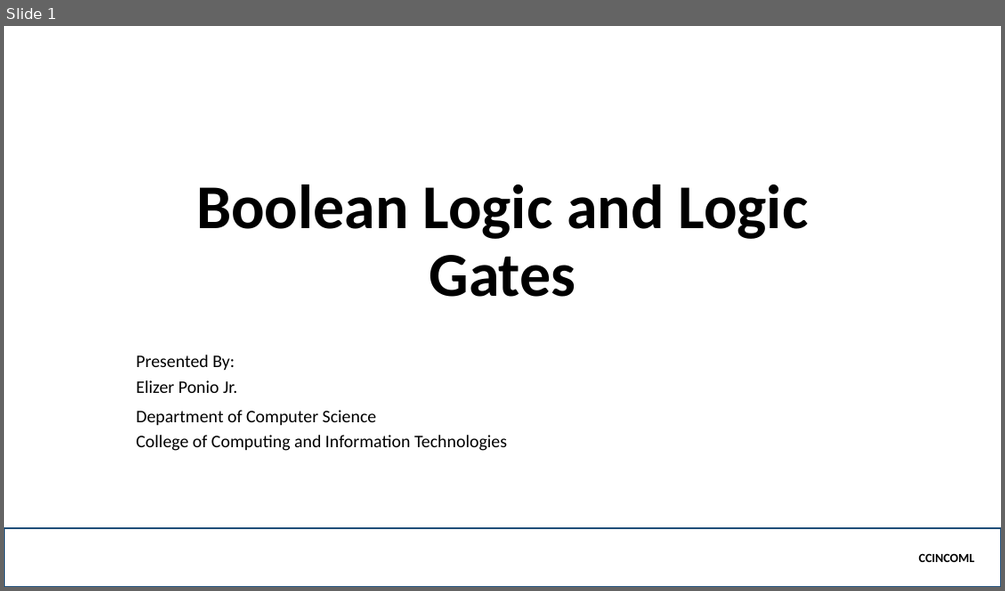
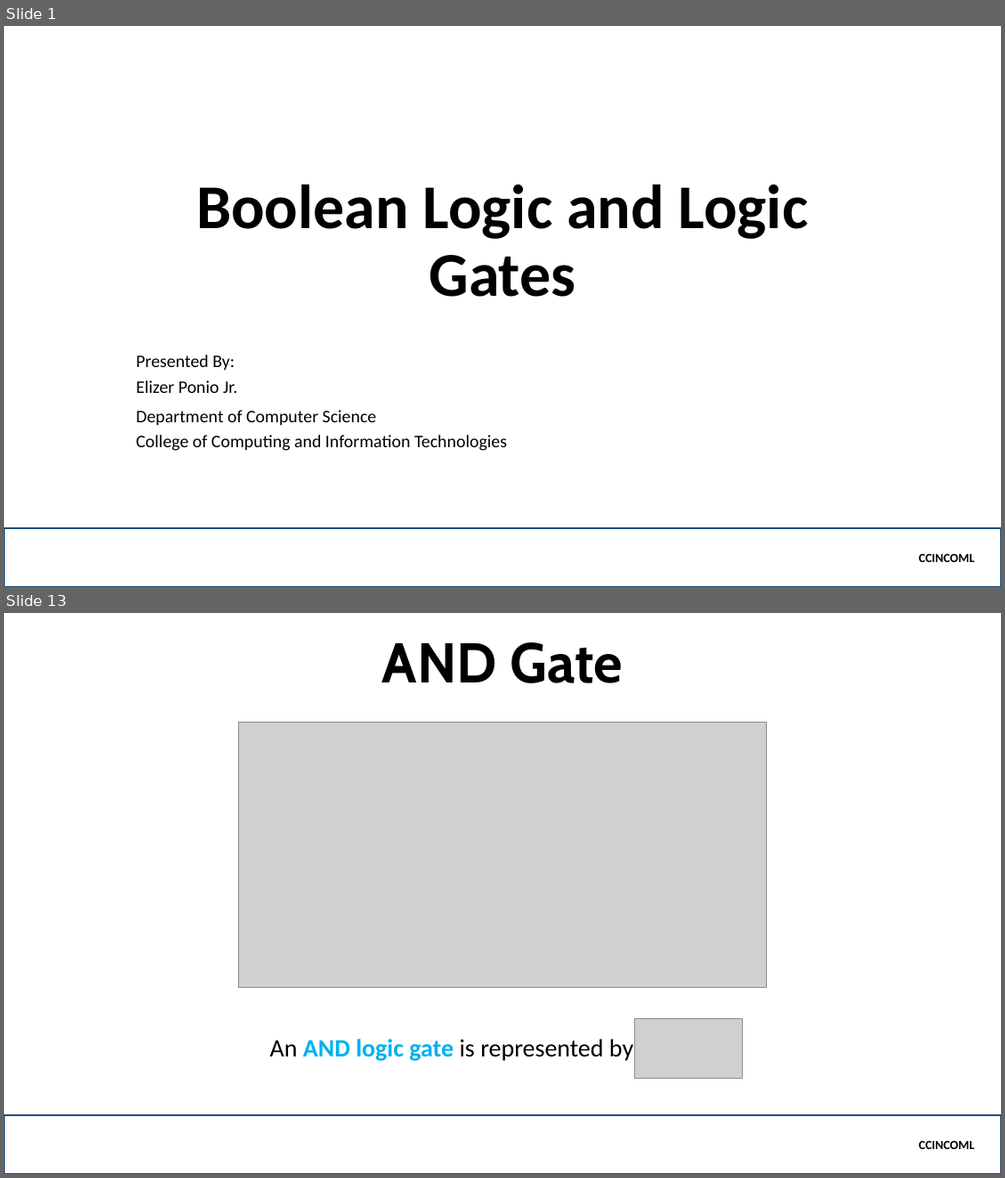
Before and after one commit to jamenggay/CCINCOML, a slide deck: Part 5 - Logic Gates/Boolean Logic and Logic Gates.pptx. Shown one above the other, each under a label of ours: slide 1 before the commit, slides 1 and 13 after it; the slides between them are not shown. The pictures are 1005x591 and 1005x1178 pixels, drawn with LibreOffice and Linux fonts; fonts in the diff are those of the drawing; grey boxes stand for pictures; background and template pictures are left out. Boxes give left, top, right and bottom in pixels: in the first picture for what was removed or moved away, otherwise in the second. Text is boxed around its words. In the diff, an @@ line names an element or a change of style, - is before the commit and + after.

```diff
--- a/Part 5 - Logic Gates/Boolean Logic and Logic Gates.pptx
+++ b/Part 5 - Logic Gates/Boolean Logic and Logic Gates.pptx
@@ slide 13 added at (4, 613, 1001, 1174), background picture (left out) @@
@@ title added at (382, 642, 623, 683), 54 pt, text #000000, bold @@
+AND Gate
@@ picture added at (239, 722, 767, 987) @@
@@ text added at (270, 1038, 633, 1061), 24 pt, text #000000 @@
+An AND logic gate is represented by
@@ picture added at (634, 1019, 743, 1078) @@
@@ rectangle added at (4, 1115, 1001, 1174), outline #1F4E79 2.25 pt, 12 pt, text #000000, bold @@
+CCINCOML
```
Also in this commit, not shown: 1 slide changed, 12 other slides added, 1 slide removed.
